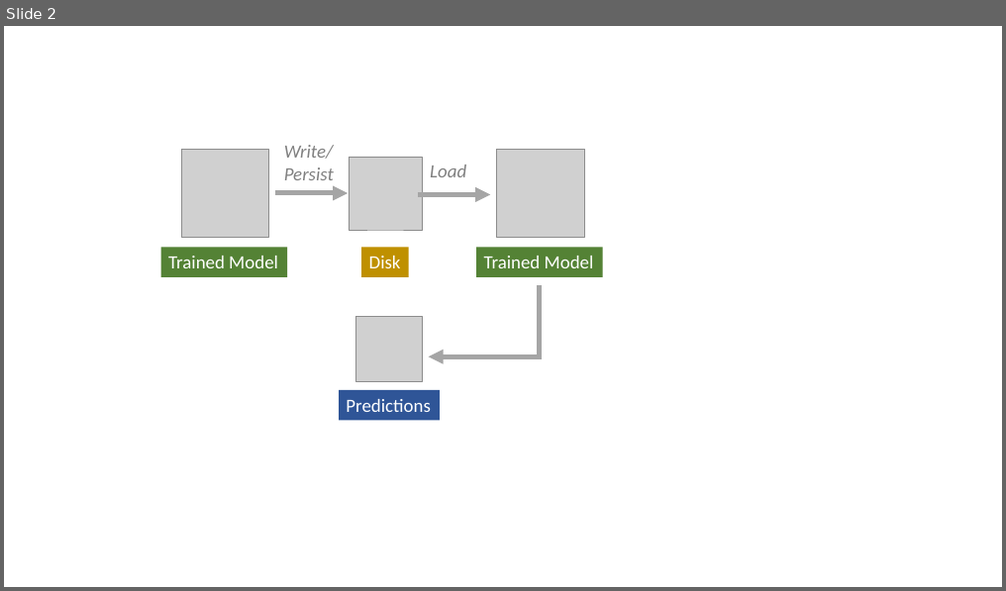
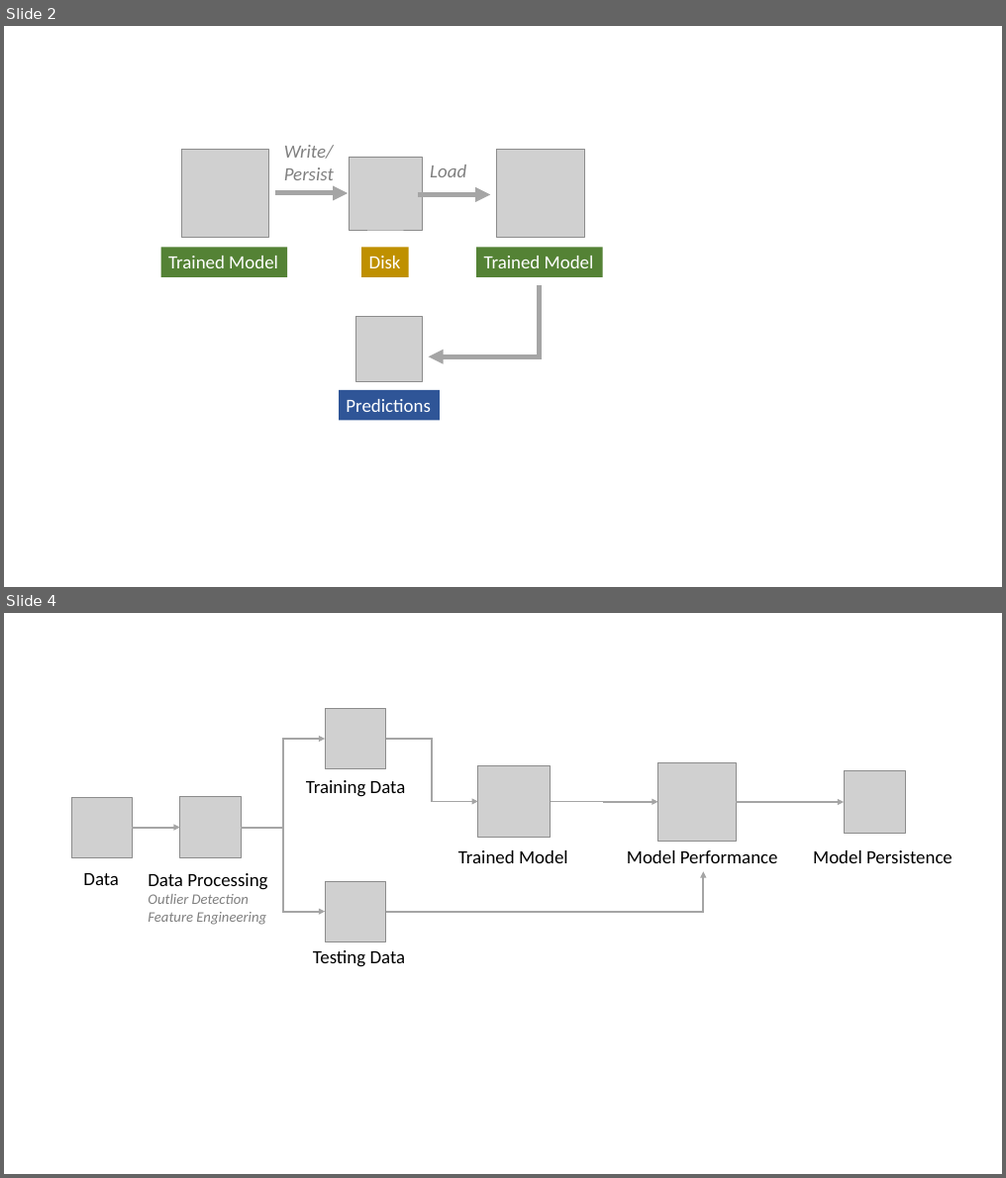
Before and after one commit to emrahcimrendev/emrahcimren_dev.github.io, a slide deck: writings/model_persistance.pptx. Shown one above the other, each under a label of ours: slide 2 before the commit, slides 2 and 4 after it; the slides between them are not shown. The pictures are 1006x591 and 1006x1178 pixels, drawn with LibreOffice and Linux fonts; fonts in the diff are those of the drawing; grey boxes stand for pictures. Boxes give left, top, right and bottom in pixels: in the first picture for what was removed or moved away, otherwise in the second. Text is boxed around its words. In the diff, an @@ line names an element or a change of style, - is before the commit and + after.

Commit message:
Model persistance

```diff
--- a/writings/model_persistance.pptx
+++ b/writings/model_persistance.pptx
@@ slide 4 added at (x1=4, y1=613, x2=1002, y2=1174), background #FFFFFF @@
@@ picture added at (x1=325, y1=708, x2=386, y2=768) @@
@@ elbow arrow added from (241, 828) to (325, 739), #A5A5A5 1.75 pt @@
@@ elbow arrow added from (386, 739) to (478, 802), #A5A5A5 1.75 pt @@
@@ text added at (x1=306, y1=780, x2=406, y2=797), 18 pt, text #000000 @@
+Training Data
@@ picture added at (x1=478, y1=765, x2=549, y2=838) @@
@@ picture added at (x1=658, y1=762, x2=737, y2=841) @@
@@ picture added at (x1=844, y1=771, x2=906, y2=833) @@
@@ picture added at (x1=71, y1=797, x2=132, y2=858) @@
@@ picture added at (x1=180, y1=797, x2=241, y2=858) @@
@@ elbow arrow added from (550, 802) to (658, 802), #A5A5A5 1.75 pt @@
@@ elbow arrow added from (737, 802) to (844, 802), #A5A5A5 1.75 pt @@
@@ arrow added from (132, 828) to (180, 828), #A5A5A5 1.75 pt @@
@@ elbow arrow added from (241, 828) to (325, 912), #A5A5A5 1.75 pt @@
@@ text added at (x1=83, y1=873, x2=119, y2=885), 18 pt, text #000000 @@
+Data
@@ text added at (x1=148, y1=873, x2=267, y2=925), 14 pt, text #808080, italic @@
+Data Processing
+Outlier Detection
+Feature Engineering
@@ elbow arrow added from (386, 912) to (703, 872), #A5A5A5 1.75 pt @@
@@ text added at (x1=458, y1=851, x2=568, y2=863), 18 pt, text #000000 @@
+Trained Model
@@ text added at (x1=627, y1=851, x2=778, y2=863), 18 pt, text #000000 @@
+Model Performance
@@ text added at (x1=813, y1=851, x2=952, y2=863), 18 pt, text #000000 @@
+Model Persistence
@@ picture added at (x1=325, y1=881, x2=386, y2=942) @@
@@ text added at (x1=313, y1=951, x2=406, y2=967), 18 pt, text #000000 @@
+Testing Data
```
Also in this commit, not shown: 1 other slide added, 1 other file.
